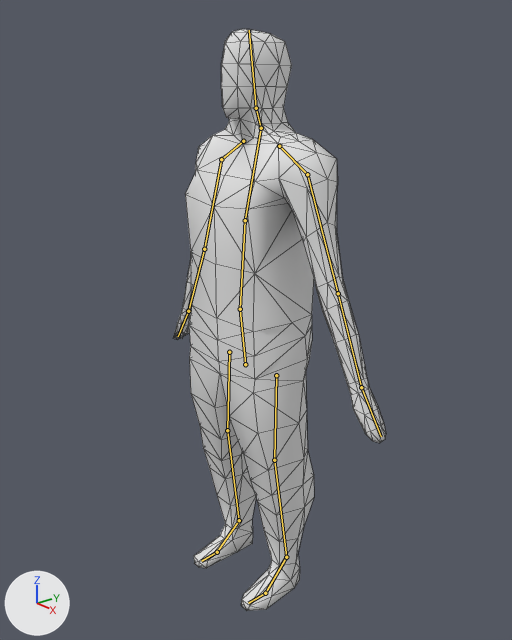
One commit to the Blender file Atmosphere Horror Game/Assets/Models/Blender Files/man.blend: the scene before it, then after it.
One viewpoint serves both versions: a camera (50 mm lens) standing at (3.26, -2.59, 3.44) and looking at (0.17, -0.06, 1.98). The lights are fixed; the arrows at lower left show +X, +Y and +Z. The bones that bend it are drawn over the model as lines. Mesh edges are drawn as thin lines.
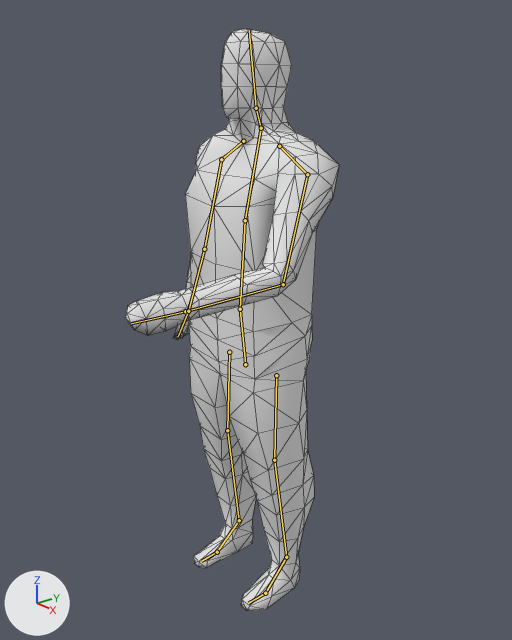
The newer file adds an action. The first version stands in its rest pose; the second is drawn at frame 10 of the action 'ArmLeftRun'.

Patch to the scene script:
```diff
--- a/Atmosphere Horror Game/Assets/Models/Blender Files/man.blend.py
+++ b/Atmosphere Horror Game/Assets/Models/Blender Files/man.blend.py
@@ bone_arm_ik_left @@
 bone_arm_ik_left = bpy.data.objects['Armature'].pose.bones['Arm.IK.Left']
-bone_arm_ik_left.location = (0.0, 0.0, 0.0)
-bone_arm_ik_left.rotation_quaternion = (1.0, 0.0, 0.0, 0.0)  # degrees (0, 0, 0)
+bone_arm_ik_left.location = (-0.3, -0.96, 0.6)
+bone_arm_ik_left.rotation_quaternion = (0.913, -0.215, -0.132, 0.031)  # degrees (-27, -15, 7)
```

Changed parts and their boxes (x1, y1, x2, y2) in the pictures (512 x 640 px):
'Cube', posed
    before: (173, 29, 386, 611)
    after: (125, 29, 339, 611)
